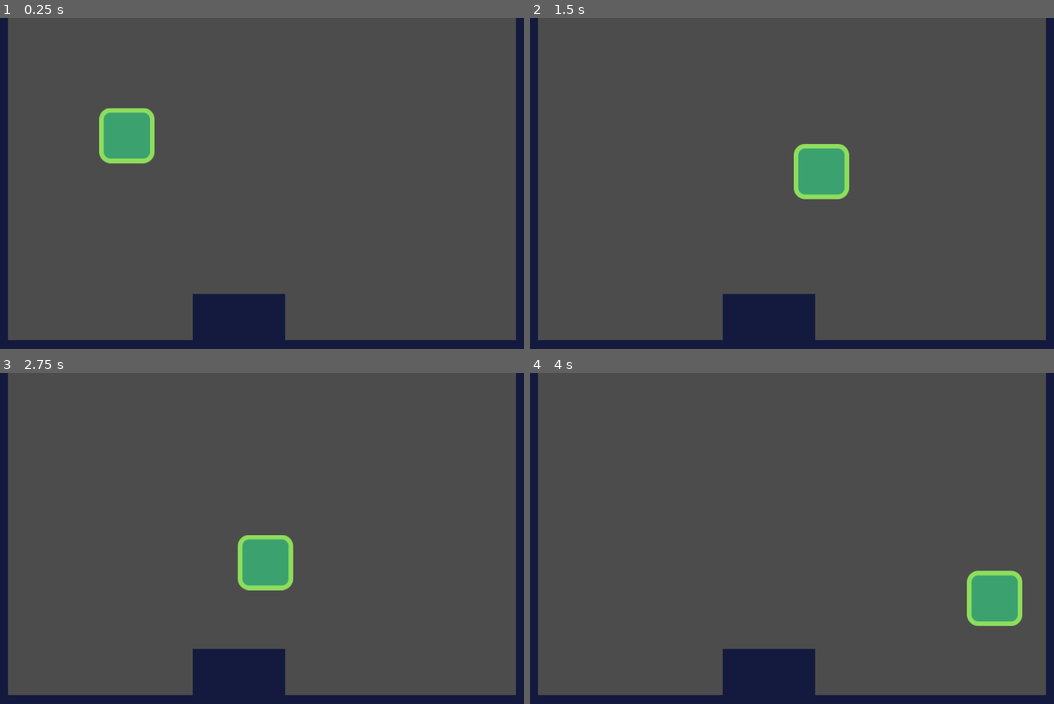
Above: before the commit, frames 1-4 (two rows, left to right).
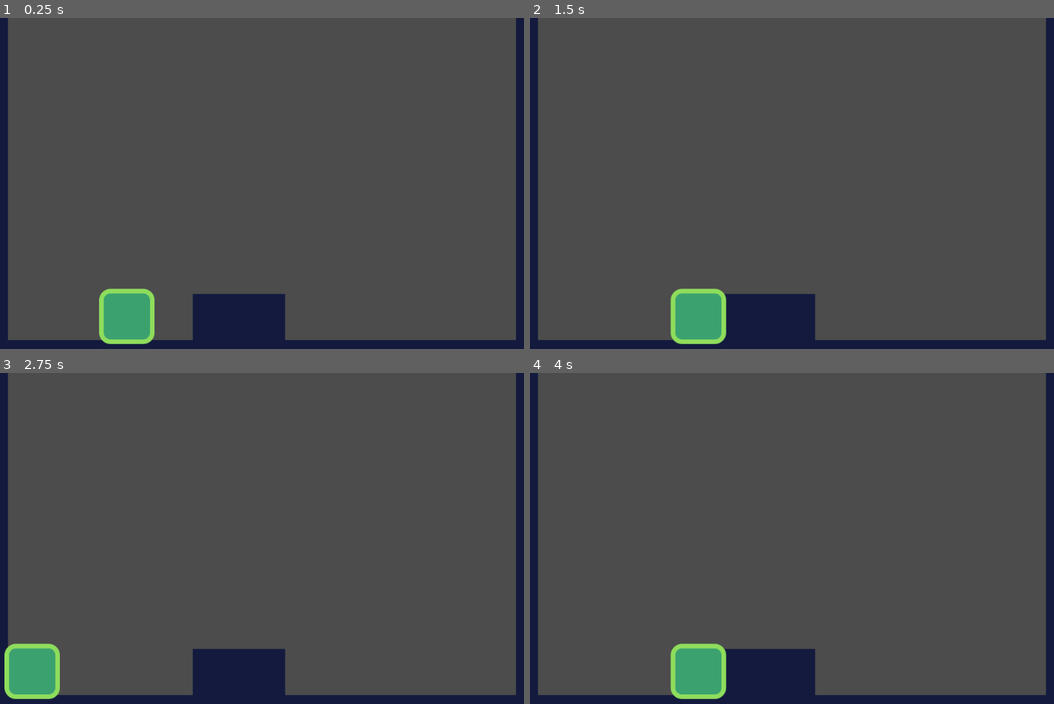
Above: after the commit, the same moments.

Repository: BSESP/BSESP.github.io
Game: Godot game, scene res://src/Levels/LevelTemplate.tscn
The game is run twice, just before and just after one commit, with the same random seed, the same clock (stepped at 60 frames per second) and the same inputs. Before the commit the project has no main scene; this scene is started directly in both runs.
Inputs:
- Up to frame 1 (0.25 s): no input
- Up to frame 2 (1.5 s): hold D (move_right) from 0.53 s (still down); tap W (jump) at 0.6, 0.77, 1.07, 1.35 s
- Up to frame 3 (2.75 s): tap W (jump) at 1.52, 1.82, 2.1 s; release D (move_right) at 2.03 s; hold A (move_left) from 2.03 s (still down)
- Up to frame 4 (4 s): release A (move_left) at 2.78 s; hold D (move_right) from 2.78 s (still down); tap W (jump) at 2.85, 3.02, 3.32, 3.6, 3.77 s

The runs differ from the first frame. In frame 1, 3.5% of the frame differs, in the area x 18-30%, y 27-99%; in frame 2, 3.5%; in frame 3, 3.5%; in frame 4, 3.5%.

Commit message:
moving horizont

Diff:
--- a/godot-games/src/2D_platformer/project.godot
+++ b/godot-games/src/2D_platformer/project.godot
@@ -21,6 +21,7 @@
 [application]
 
 config/name="2d Platformer"
+run/main_scene="res://src/Levels/LevelTemplate.tscn"
 config/icon="res://icon.png"
 
 [gui]
--- a/godot-games/src/2D_platformer/src/Actors/Player.gd
+++ b/godot-games/src/2D_platformer/src/Actors/Player.gd
@@ -2,8 +2,13 @@
 
 
 func _physics_process(delta: float) -> void:
-	var direction: = Vector2(
+	var direction: = get_direction()
+	velocity = speed * direction
+	velocity = move_and_slide(velocity)
+
+
+func get_direction() -> Vector2:
+	return Vector2(
 		Input.get_action_strength("move_right") - Input.get_action_strength("move_left"),
-		0.0
+		-1.0 if Input.is_action_just_pressed("jump") and is_on_floor() else 1.0
 	)
-	velocity = speed * direction
--- a/godot-games/src/2D_platformer/src/Actors/Player.tscn
+++ b/godot-games/src/2D_platformer/src/Actors/Player.tscn
@@ -9,6 +9,7 @@
 [node name="Player" type="KinematicBody2D"]
 collision_mask = 8
 script = ExtResource( 2 )
+speed = Vector2( 800, 1000 )
 
 [node name="Player" type="Sprite" parent="."]
 position = Vector2( 0, -48 )
